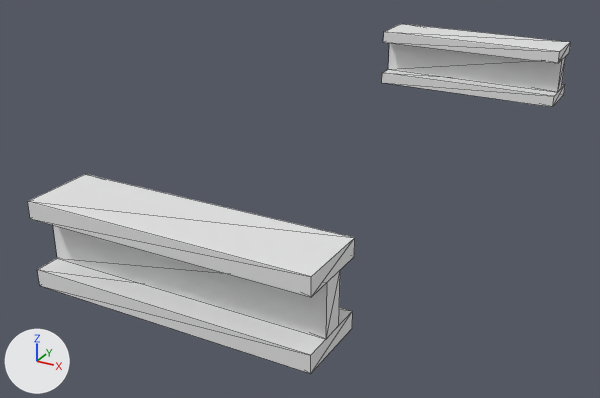
The glTF model assets/models/beam_steel.gltf as it was, and as the next commit left it.
Before and after are seen from a 50 mm lens placed at (1.38, -3.18, 1.2), pointed at (-0.22, -0.26, -0.26). The lights are fixed; the arrows at lower left show +X, +Y and +Z. The first picture is the older version. Mesh edges are drawn as thin lines. Vertices at exactly the same position are counted once.

The first picture shows 'beam_steel'.
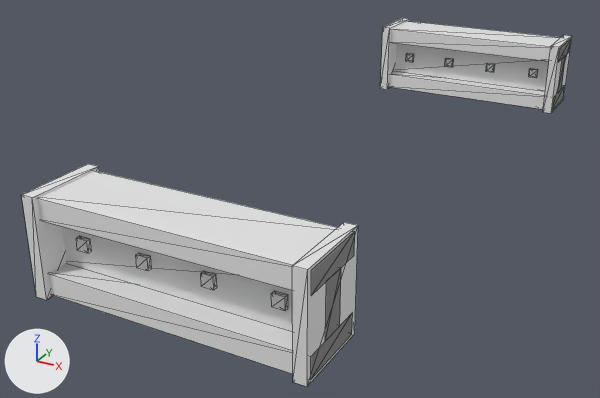
Boxes (x1, y1, x2, y2) around the edits, measured in the pictures (600 x 398 px; the box of a moved part takes in the faces that stretch with it):
'beam_steel', reshaped
    before: (28, 24, 571, 374)
    after: (22, 18, 572, 386)
part 1 of me_beam_steel, added
    after: (76, 236, 92, 253)
part 2 of me_beam_steel, added
    after: (136, 253, 152, 271)
part 3 of me_beam_steel, added
    after: (201, 271, 217, 290)
part 4 of me_beam_steel, added
    after: (271, 291, 288, 311)
part 5 of me_beam_steel, added
    after: (292, 222, 358, 386)
part 6 of me_beam_steel, added
    after: (22, 164, 99, 300)
part 7 of me_beam_steel, added
    after: (406, 53, 414, 62)
part 8 of me_beam_steel, added
    after: (445, 58, 454, 67)
part 9 of me_beam_steel, added
    after: (486, 63, 495, 73)
part 10 of me_beam_steel, added
    after: (529, 68, 538, 78)
part 11 of me_beam_steel, added
    after: (543, 35, 572, 113)
part 12 of me_beam_steel, added
    after: (380, 18, 410, 89)
part 13 of me_beam_steel, moved or reshaped
    before: (28, 174, 355, 374)
    after: (37, 171, 355, 378)
part 14 of me_beam_steel, moved or reshaped
    before: (382, 24, 571, 107)
    after: (389, 21, 571, 110)

Edits to the bpy script that builds the scene:
```text
Change me_beam_steel:
    used by ob_beam_steel; location = (0.0, 0.0, 0.0)
    verts and faces of me_beam_steel; kept vertices keep their numbers, new ones are numbered from 48
    before: 2 (0.5, -1.51, 0.15) at pixel (311, 276), 3 (-0.5, -1.51, 0.15) at pixel (27, 201), 6 (-0.5, -1.25, 0.15) at pixel (85, 174), 7 (0.5, -1.25, 0.15) at pixel (354, 237), 8 (-0.5, -1.51, -0.15) at pixel (39, 285)
    before: 9 (0.5, -1.51, -0.15) at pixel (310, 373), 12 (0.5, -1.25, -0.15) at pixel (352, 328), 13 (-0.5, -1.25, -0.15)
    before: 26 (0.5, 1.25, 0.15) at pixel (559, 51), 27 (-0.5, 1.25, 0.15) at pixel (383, 31), 30 (-0.5, 1.51, 0.15) at pixel (401, 23), 31 (0.5, 1.51, 0.15) at pixel (570, 41), 32 (-0.5, 1.25, -0.15) at pixel (381, 82)
    before: 33 (0.5, 1.25, -0.15) at pixel (552, 106), 36 (0.5, 1.51, -0.15) at pixel (563, 94), 37 (-0.5, 1.51, -0.15)
    remove me_beam_steel.from_pydata(...)  # 48 vertices, 72 faces; spans x -0.5..0.5, y -1.51..1.51, z -0.15..0.15
    add me_beam_steel.from_pydata(...)  # 144 vertices, 216 faces; spans x -0.5..0.5, y -1.53..1.53, z -0.18..0.18
    me_beam_steel part 1: a new loose piece, a box spanning x -0.382..-0.338, y -1.442..-1.425, z -0.022..0.022
    me_beam_steel part 2: a new loose piece, a box spanning x -0.142..-0.098, y -1.442..-1.425, z -0.022..0.022
    me_beam_steel part 3: a new loose piece, a box spanning x 0.098..0.142, y -1.442..-1.425, z -0.022..0.022
    me_beam_steel part 4: a new loose piece, a box spanning x 0.338..0.382, y -1.442..-1.425, z -0.022..0.022
    me_beam_steel part 5: a new loose piece, a box spanning x 0.455..0.5, y -1.53..-1.23, z -0.18..0.18
    me_beam_steel part 6: a new loose piece, a box spanning x -0.5..-0.455, y -1.53..-1.23, z -0.18..0.18
    me_beam_steel part 7: a new loose piece, a box spanning x -0.382..-0.338, y 1.318..1.335, z -0.022..0.022
    me_beam_steel part 8: a new loose piece, a box spanning x -0.142..-0.098, y 1.318..1.335, z -0.022..0.022
    me_beam_steel part 9: a new loose piece, a box spanning x 0.098..0.142, y 1.318..1.335, z -0.022..0.022
    me_beam_steel part 10: a new loose piece, a box spanning x 0.338..0.382, y 1.318..1.335, z -0.022..0.022
    me_beam_steel part 11: a new loose piece, a box spanning x 0.455..0.5, y 1.23..1.53, z -0.18..0.18
    me_beam_steel part 12: a new loose piece, a box spanning x -0.5..-0.455, y 1.23..1.53, z -0.18..0.18
    me_beam_steel part 13
    add for i in [2, 3, 6, 7]: verts[i] += (0.0, 0.0, 0.02)
    add for i in [8, 9, 12, 13]: verts[i] += (0.0, 0.0, -0.02)
    me_beam_steel part 14
    add for i in [26, 27, 30, 31]: verts[i] += (0.0, 0.0, 0.02)
    add for i in [32, 33, 36, 37]: verts[i] += (0.0, 0.0, -0.02)
```
